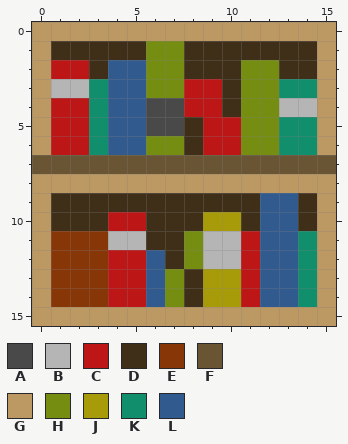
Two versions of one pixel-art sprite, textures/blocks/bookshelf.png. Above: the version before the commit.
The file is 16x16 pixels.
Palette (. is transparent): A #494949  B #b5b5b5  C #bc1616  D #3f2e18  E #873608  F #695433  G #bc9862  H #758e11  J #a89b0a  K #118e6b  L #315b8e
Pixels before, first column x 0:
 0 GGGGGGGGGGGGGGGG
 1 GDDDDDHHDDDDDDDG
 2 GCCDLLHHDDDHHDDG
 3 GBBKLLHHCCDHHKKG
 4 GCCKLLAACCDHHBBG
 5 GCCKLLAADCCHHKKG
 6 GCCKLLHHDCCHHKKG
 7 FFFFFFFFFFFFFFFF
 8 GGGGGGGGGGGGGGGG
 9 GDDDDDDDDDDDLLDG
10 GDDDCCDDDJJDLLDG
11 GEEEBBDDHBBCLLKG
12 GEEECCLDHBBCLLKG
13 GEEECCLHDJJCLLKG
14 GEEECCLHDJJCLLKG
15 GGGGGGGGGGGGGGGG
Once edited:
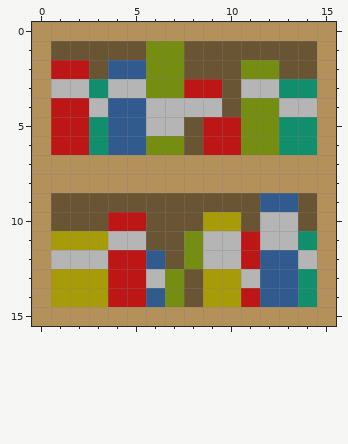
Edits made:
colour G: #bc9862 -> #b4905a
y 1: x 1..5 DDDDD -> FFFFF; x 8..14 DDDDDDD -> FFFFFFF
y 2: x 3 D -> F; x 8..10 DDD -> FFF; x 13..14 DD -> FF
y 3: x 4..5 LL -> BB; x 10..12 DHH -> FBB
y 4: x 3 K -> B; x 6..10 AACCD -> BBBBF
y 5: x 6..8 AAD -> BBF
y 6: x 8 D -> F
y 7: x 0..15 FFFFFFFFFFFFFFFF -> GGGGGGGGGGGGGGGG
y 9: x 1..11 DDDDDDDDDDD -> FFFFFFFFFFF; x 14 D -> F
y 10: x 1..3 DDD -> FFF; x 6..8 DDD -> FFF; x 11..14 DLLD -> FBBF
y 11: x 1..3 EEE -> JJJ; x 6..7 DD -> FF; x 12..13 LL -> BB
y 12: x 1..3 EEE -> BBB; x 7 D -> F; x 14 K -> B
y 13: x 1..3 EEE -> JJJ; x 6 L -> B; x 8 D -> F; x 11 C -> B
y 14: x 1..3 EEE -> JJJ; x 8 D -> F
Boxes around the changes in both pictures, in picture pixels (x1, y1, x2, y2):
changed: (32, 22, 336, 326)
